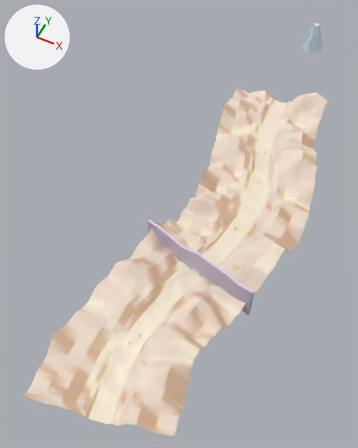
The glTF model assets/kits/level_2.glb as it was, and as the next commit left it.
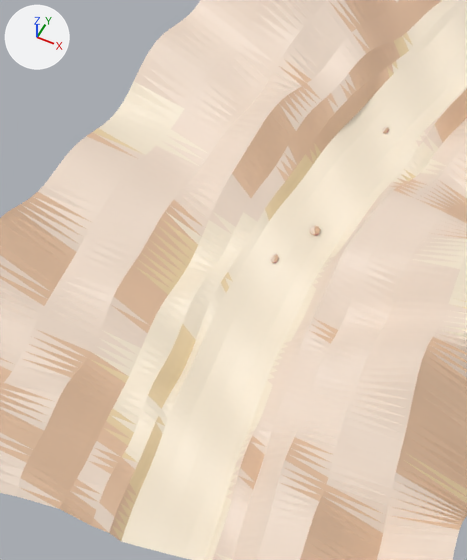
The first picture shows the older version from a camera (50 mm lens) standing at (444.0, -373.0, 1458.0) and looking at (-194.0, 903.0, -136.0). The close-ups show the older and then the newer version on the part from 16% to 51% of the width and 61% to 95% of the height of that picture. Only the edits that show in the close-ups are written down. Arrows for +X, +Y and +Z are at upper left; the lights stay in place.

Objects in the first close-up: 'terrain_0', 'terrain_1', 'terrain_2' and 2 more.
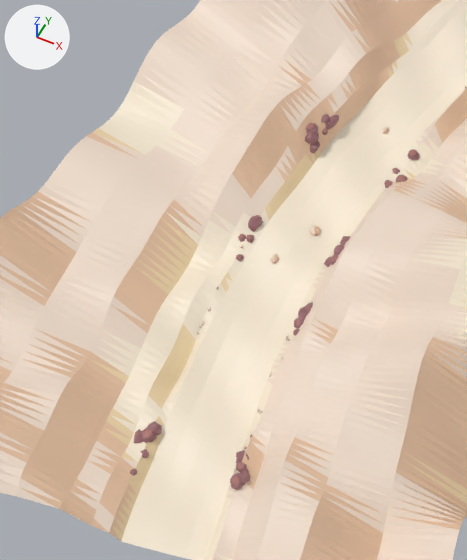
Boxes (x1, y1, x2, y2) around the edits, measured in the close-ups (467 x 560 px):
```json
{"object": "props_0", "change": "added", "after": [130, 114, 408, 490]}
{"object": "props_1", "change": "added", "after": [407, 86, 466, 160]}
```

Scene script edits in JSON lines:
```json
{"op": "add", "block": "mat_defaultmaterial_019", "code": ["mat_defaultmaterial_019 = bpy.data.materials.new('DefaultMaterial.019')", "mat_defaultmaterial_019.use_nodes = True; mat_defaultmaterial_019.node_tree.nodes.clear()", "_N = mat_defaultmaterial_019.node_tree.nodes; _L = mat_defaultmaterial_019.node_tree.links", "n0 = _N.new('ShaderNodeOutputMaterial'); n0.name = 'Material Output'", "n1 = _N.new('ShaderNodeBsdfPrincipled'); n1.name = 'Principled BSDF'", "n2 = _N.new('ShaderNodeVertexColor'); n2.name = 'Color Attribute'", "_L.new(n1.outputs[0], n0.inputs[0])  # 'BSDF' to 'Surface'", "_L.new(n2.outputs[0], n1.inputs[0])  # 'Color' to 'Base Color'"]}
{"op": "add", "block": "me_props_0", "code": ["me_props_0 = bpy.data.meshes.new('props_0')", "me_props_0.from_pydata(...)  # 4512 vertices, 7952 faces; spans x -89.0..35.0, y 37.0..399.0, z -1.0..37.0", "me_props_0.materials.append(mat_defaultmaterial_019)"]}
{"op": "add", "block": "me_props_1", "code": ["me_props_1 = bpy.data.meshes.new('props_1')", "me_props_1.from_pydata(...)  # 1152 vertices, 1912 faces; spans x -14.0..111.0, y 395.0..759.0, z 7.0..28.0", "me_props_1.materials.append(mat_defaultmaterial_018)"]}
{"op": "add", "block": "ob_props_0", "code": ["ob_props_0 = bpy.data.objects.new('props_0', me_props_0)", "ob_props_0.location = (0.0, 0.0, 0.0)"]}
{"op": "add", "block": "ob_props_1", "code": ["ob_props_1 = bpy.data.objects.new('props_1', me_props_1)", "ob_props_1.location = (0.0, 0.0, 0.0)"]}
```
